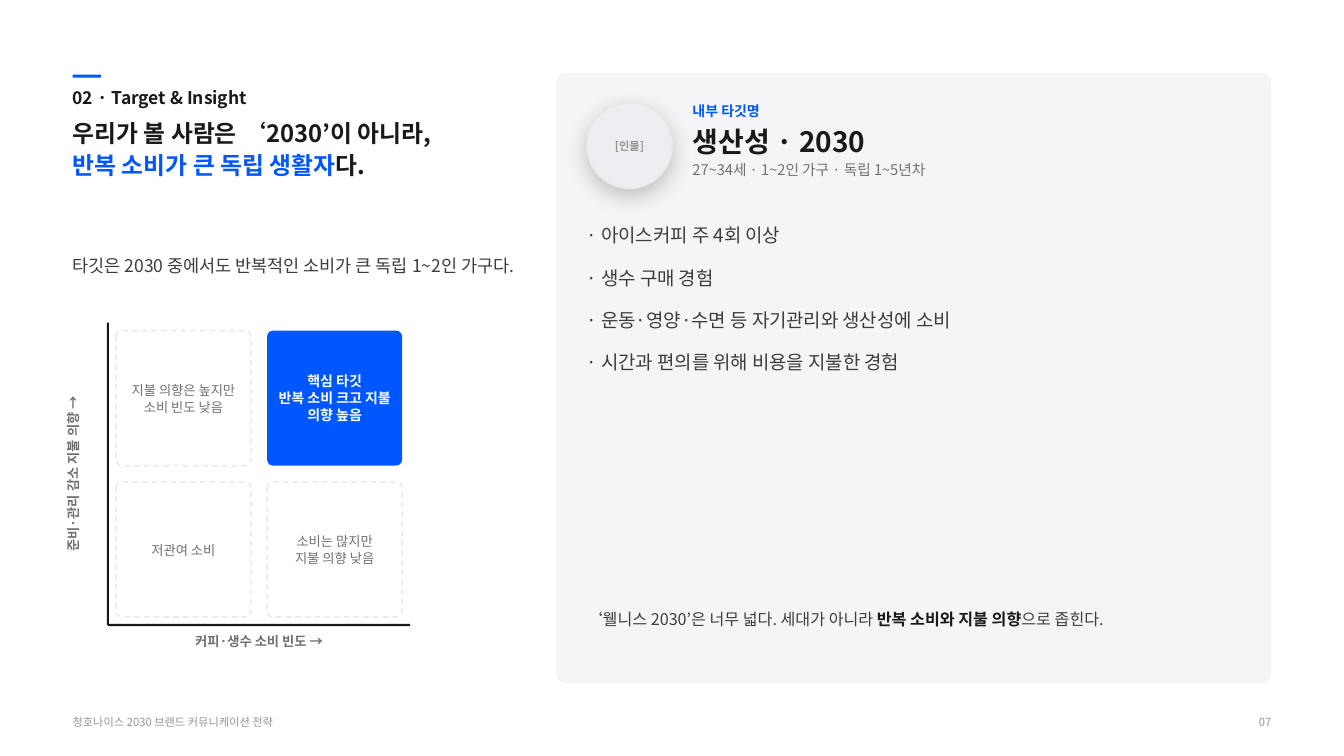
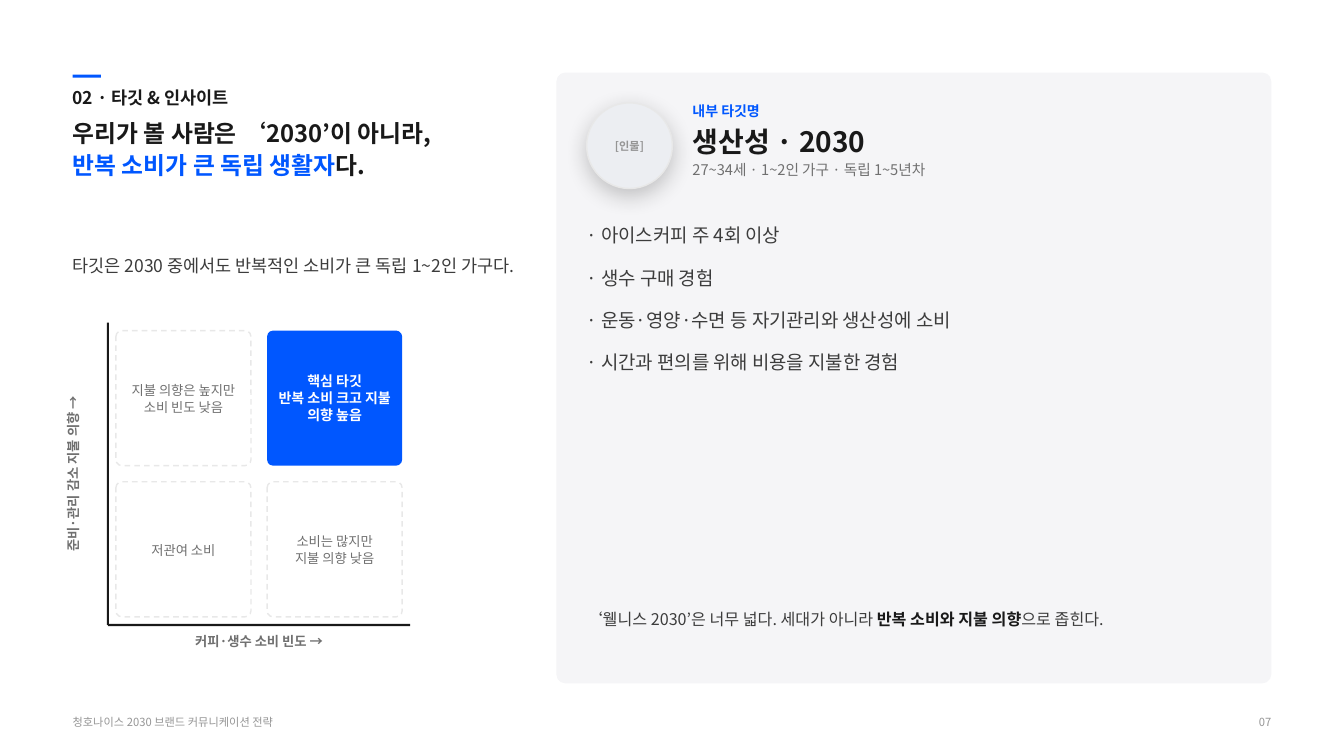
Before and after one commit to PhrenO0/CHAI-AI, a slide deck: slide 10 of 청호나이스-브랜드전략-제안.pptx. Drawn at 1344x756 pixels with LibreOffice and Linux fonts; fonts in the diff are those of the drawing. Boxes give left, top, right and bottom in pixels: in the first picture for what was removed or moved away, otherwise in the second. Text is boxed around its words. In the diff, an @@ line names an element or a change of style, - is before the commit and + after.

```diff
--- a/청호나이스-브랜드전략-제안.pptx
+++ b/청호나이스-브랜드전략-제안.pptx
@@ text at box(73, 89, 228, 106): text changed @@
-02 · Target & Insight
+02 · 타깃 & 인사이트
```
Also in this commit, not shown: 21 other slides changed, 1 slide added, 1 other file.
